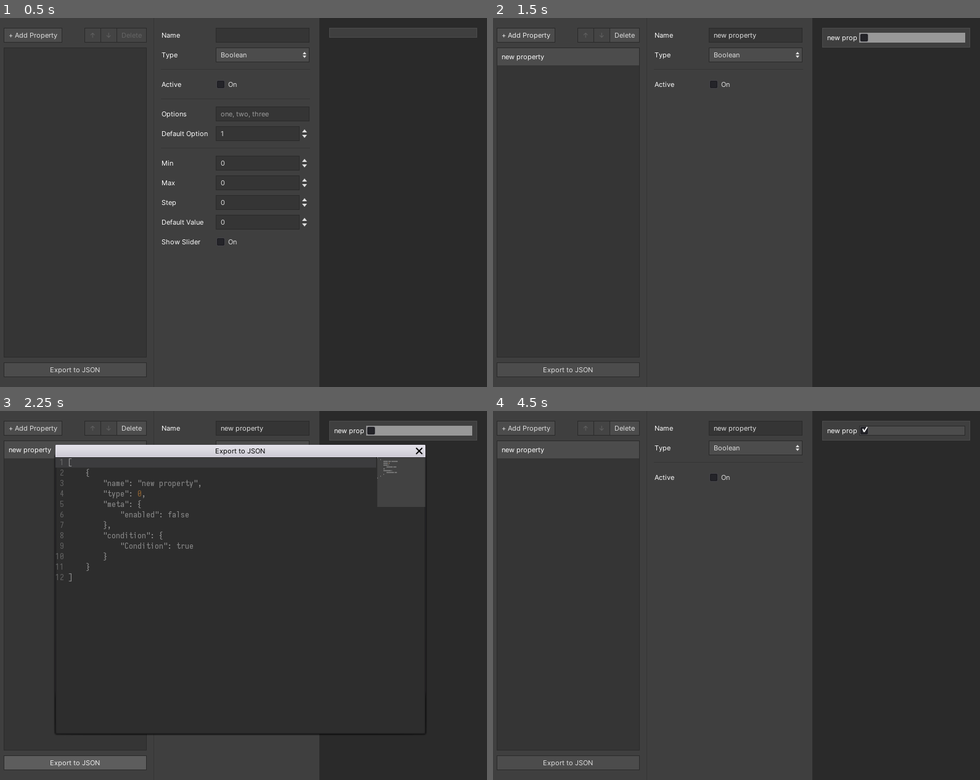
Above: before the commit, frames 1-4 (two rows, left to right).
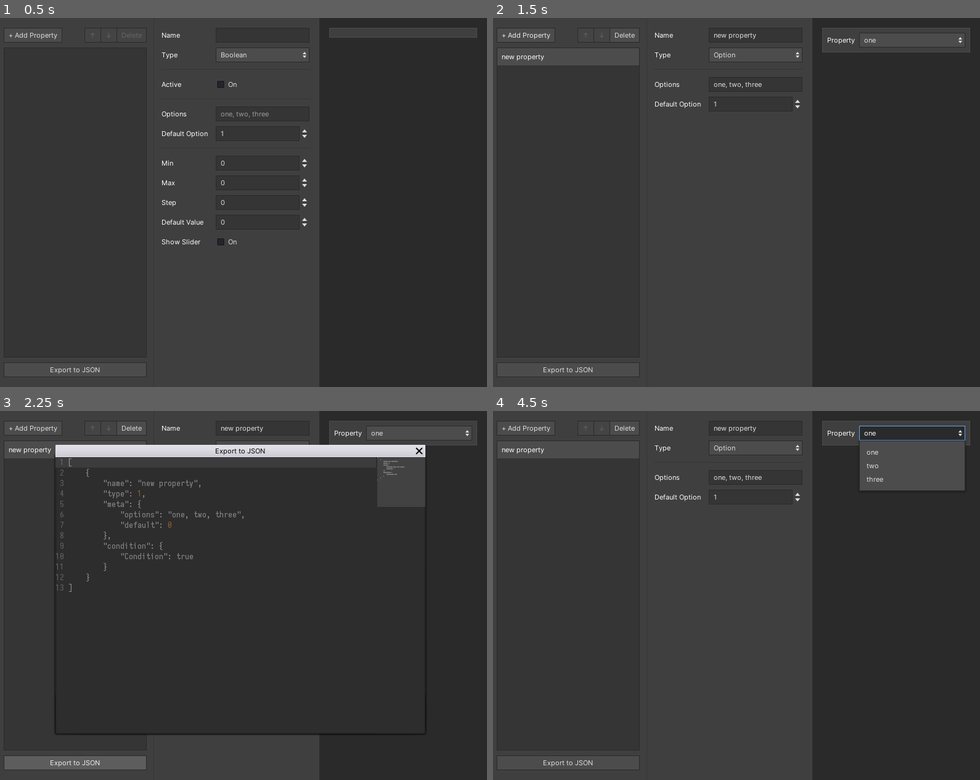
Above: after the commit, the same moments.

Repository: kkga/datatype-ui-designer
Game: Godot game, scene res://Main.tscn
Two runs of this game, one before a commit and one after it. Both use one fixed random seed, a clock stepped at 60 frames per second and the inputs below.
Inputs (mouse positions are in pixels of both pictures, inside the frame that each line leads up to):
- Up to frame 1 (0.5 s): no input
- Up to frame 2 (1.5 s): click (755, 36) at 0.52 s; type "Alex" at 0.6 s; click (755, 113) at 0.75 s; type "12" at 0.83 s; click "+ Add Property" at 1.25 s
- Up to frame 3 (2.25 s): click "Export to JSON" at 2 s
- Up to frame 4 (4.5 s): click "Boolean" (after the commit: "Option") at 2.75 s; click (755, 477) at 3.5 s, where only the run before the commit has a clickable "On"; click (911, 433) at 4.25 s, where only the run after the commit has a clickable "one"

Frame 1 is identical in both runs. In frame 2, 0.9% of the frame differs, in the area x 33-98%, y 4-25%; in frame 3, 1.1%; in frame 4, 3.7%.
Error before the commit: Invalid get index '0' (on base: 'PoolIntArray'). (res://Main.gd:172)
Error after the commit: Invalid get index '0' (on base: 'PoolIntArray'). (res://Main.gd:155)

Commit message:
add typecontrol scene

Diff:
--- a/Main.gd
+++ b/Main.gd
@@ -7,40 +7,23 @@
 
 signal property_list_updated(property_list)
 
-onready var export_popup: = $ExportPopup
+onready var export_popup := $ExportPopup
 
-onready var prop_item_list: = $HBoxContainer/Panel/MarginContainer/LeftSide/PropListContainer/PropertyItemList
-onready var add_button: = $HBoxContainer/Panel/MarginContainer/LeftSide/PropListContainer/HBoxContainer/AddBtn
-onready var delete_button: = $HBoxContainer/Panel/MarginContainer/LeftSide/PropListContainer/HBoxContainer/DeleteBtn
-onready var prop_config: = $HBoxContainer/Panel/MarginContainer/LeftSide/PropConfigContainer/PropertyConfig
+onready var prop_item_list := $HBoxContainer/Panel/MarginContainer/LeftSide/PropListContainer/PropertyItemList
+onready var add_button := $HBoxContainer/Panel/MarginContainer/LeftSide/PropListContainer/HBoxContainer/AddBtn
+onready var delete_button := $HBoxContainer/Panel/MarginContainer/LeftSide/PropListContainer/HBoxContainer/DeleteBtn
+onready var prop_config := $HBoxContainer/Panel/MarginContainer/LeftSide/PropConfigContainer/PropertyConfig
 
 enum DataTypes { BOOLEAN, OPTION, NUMBER }
 
-var property_list: = []
+var property_list := []
 
-var property_dict_base: = {
-	name = "",
-	type = 0,
-	meta = {},
-	condition = {
-		"Condition": true
-	}
-}
-var meta_dict_base: = {
-	boolean = {
-		enabled = false
-	},
-	option = {
-		options = "one, two, three",
-		default = 0
-	},
-	number = {
-		min = 0,
-		max = 10,
-		step = 1,
-		default = 0,
-		use_slider = true
-	}
+var property_dict_base := {name = "", type = 1, meta = {}, condition = {"Condition": true}}
+
+var meta_dict_base := {
+	boolean = {enabled = false},
+	option = {options = "one, two, three", default = 0},
+	number = {min = 0, max = 1000, step = 1, default = 0, use_slider = false}
 }
 
 
@@ -52,10 +35,10 @@
 
 
 func add_property() -> void:
-	var new_property: = property_dict_base.duplicate()
+	var new_property := property_dict_base.duplicate()
 	new_property.name = "new property"
-	new_property.type = DataTypes.BOOLEAN
-	new_property.meta  = meta_dict_base.boolean.duplicate()
+	new_property.type = DataTypes.OPTION
+	new_property.meta = meta_dict_base.option.duplicate()
 
 	property_list.append(new_property)
 
@@ -71,7 +54,7 @@
 	emit_signal("property_list_updated", property_list)
 
 
-func update_property(index:int, config_property: String, value) -> void:
+func update_property(index: int, config_property: String, value) -> void:
 	var selected_property = property_list[index]
 
 	match config_property:
@@ -135,8 +118,8 @@
 
 func _on_property_added(property) -> void:
 	prop_item_list.add_item(property.name)
-	prop_item_list.select(prop_item_list.get_item_count()-1)
-	handle_selection(prop_item_list.get_item_count()-1)
+	prop_item_list.select(prop_item_list.get_item_count() - 1)
+	handle_selection(prop_item_list.get_item_count() - 1)
 
 
 func _on_property_changed(property) -> void:
--- a/Main.tscn
+++ b/Main.tscn
@@ -210,10 +210,12 @@
 }
 
 [node name="OutputPanel" parent="HBoxContainer/PreviewPanel/Margin" instance=ExtResource( 5 )]
+anchor_top = 0.0
+anchor_bottom = 0.0
 margin_left = 16.0
 margin_top = 16.0
 margin_right = 256.0
-margin_bottom = 32.0
+margin_bottom = 216.0
 
 [node name="ExportPopup" parent="." instance=ExtResource( 6 )]
 [connection signal="property_list_updated" from="." to="HBoxContainer/PreviewPanel/Margin/OutputPanel" method="_on_Main_property_list_updated"]
--- a/Output/OutputPanel.gd
+++ b/Output/OutputPanel.gd
@@ -1,73 +1,42 @@
 extends PanelContainer
 
-const LABEL_WIDTH = 48
-const CONTROL_WIDTH = 172
+export (PackedScene) var ControlScene
 
 onready var vbox: = $VBoxContainer
 
 var state: = {}
 
 
-func create_controls(property_list: Array) -> void:
-	_clear()
-	for prop in property_list:
-#		if _check_condition(prop, property_list):
-		var control: = _create_property_control(prop.name, prop.type, prop.meta)
-		vbox.add_child(control)
-
-
-func _check_condition(property: Dictionary, property_list: Array) -> bool:
-	var condition_state: bool
-	var condition = property.condition
-
-	for prop in property_list:
-		if condition.has(prop.name) and condition[prop.name] == prop.value:
-			condition_state = true
-
-	return condition_state
-
-
-func _clear() -> void:
+func _ready() -> void:
 	for child in vbox.get_children():
 		child.queue_free()
 
 
-func _create_property_control(
-			property: String,
-			type: int,
-			meta: Dictionary) -> Control:
-	var container: = HBoxContainer.new()
+func update_controls(property_list: Array) -> void:
+	for i in range(0, property_list.size()):
+		if vbox.get_child_count() >= i+1:
+			vbox.get_child(i).update_control(property_list[i])
+		else:
+			var control: TypeControl = ControlScene.instance()
+			vbox.add_child(control)
+			control.update_control(property_list[i])
 
-	var label: = Label.new()
-	var control: Control
+#		if _check_condition(prop, property_list):
+#		var control: = _create_property_control(prop.name, prop.type, prop.meta)
 
-	label.text = property
-
-	match type:
-		Main.DataTypes.BOOLEAN:
-			control = CheckBox.new() as CheckBox
-			control.pressed = meta.enabled
-		Main.DataTypes.OPTION:
-			control = OptionButton.new() as OptionButton
-			var options = meta.options.split(', ')
-			for option in options:
-				control.add_item(option)
-			control.selected = meta.default
-		Main.DataTypes.NUMBER:
-			control = SpinBox.new() as SpinBox
-
-	label.rect_min_size.x = LABEL_WIDTH
-	label.clip_text = true
-	control.rect_min_size.x = CONTROL_WIDTH
-
-	container.add_child(label)
-	container.add_child(control)
-
-	return container
+#func _check_condition(property: Dictionary, property_list: Array) -> bool:
+#	var condition_state: bool
+#	var condition = property.condition
+#
+#	for prop in property_list:
+#		if condition.has(prop.name) and condition[prop.name] == prop.value:
+#			condition_state = true
+#
+#	return condition_state
 
 
 # SIGNAL CALLBACKS =============================================================
 
 
 func _on_Main_property_list_updated(property_list) -> void:
-	create_controls(property_list)
+	update_controls(property_list)
--- a/Output/OutputPanel.tscn
+++ b/Output/OutputPanel.tscn
@@ -1,6 +1,8 @@
-[gd_scene load_steps=3 format=2]
+[gd_scene load_steps=5 format=2]
 
 [ext_resource path="res://Output/OutputPanel.gd" type="Script" id=1]
+[ext_resource path="res://webflow_theme.tres" type="Theme" id=2]
+[ext_resource path="res://TypeControl/TypeControl.tscn" type="PackedScene" id=3]
 
 [sub_resource type="StyleBoxFlat" id=1]
 content_margin_left = 8.0
@@ -15,23 +17,82 @@
 border_color = Color( 0.301961, 0.301961, 0.301961, 1 )
 
 [node name="OutputPanel" type="PanelContainer"]
+anchor_top = -0.000910543
+anchor_bottom = 0.0390895
+margin_top = -0.453674
 margin_right = 240.0
-margin_bottom = 16.0
+margin_bottom = 47.5463
 rect_min_size = Vector2( 240, 0 )
 size_flags_vertical = 0
+theme = ExtResource( 2 )
 custom_styles/panel = SubResource( 1 )
 script = ExtResource( 1 )
 __meta__ = {
 "_edit_use_anchors_": false
 }
+ControlScene = ExtResource( 3 )
 
 [node name="VBoxContainer" type="VBoxContainer" parent="."]
 margin_left = 8.0
 margin_top = 8.0
 margin_right = 232.0
-margin_bottom = 8.0
+margin_bottom = 192.0
 rect_min_size = Vector2( 224, 0 )
 custom_constants/separation = 8
 __meta__ = {
 "_edit_use_anchors_": false
 }
+
+[node name="TypeControl" parent="VBoxContainer" instance=ExtResource( 3 )]
+anchor_left = 0.0
+anchor_right = 0.0
+margin_left = 0.0
+margin_top = 0.0
+margin_right = 224.0
+margin_bottom = 24.0
+type = 2
+
+[node name="TypeControl3" parent="VBoxContainer" instance=ExtResource( 3 )]
+anchor_left = 0.0
+anchor_right = 0.0
+margin_left = 0.0
+margin_top = 32.0
+margin_right = 224.0
+margin_bottom = 56.0
+type = 2
+
+[node name="TypeControl4" parent="VBoxContainer" instance=ExtResource( 3 )]
+anchor_left = 0.0
+anchor_right = 0.0
+margin_left = 0.0
+margin_top = 64.0
+margin_right = 224.0
+margin_bottom = 88.0
+type = 2
+
+[node name="TypeControl5" parent="VBoxContainer" instance=ExtResource( 3 )]
+anchor_left = 0.0
+anchor_right = 0.0
+margin_left = 0.0
+margin_top = 96.0
+margin_right = 224.0
+margin_bottom = 120.0
+type = 2
+
+[node name="TypeControl6" parent="VBoxContainer" instance=ExtResource( 3 )]
+anchor_left = 0.0
+anchor_right = 0.0
+margin_left = 0.0
+margin_top = 128.0
+margin_right = 224.0
+margin_bottom = 152.0
+type = 2
+
+[node name="TypeControl2" parent="VBoxContainer" instance=ExtResource( 3 )]
+anchor_left = 0.0
+anchor_right = 0.0
+margin_left = 0.0
+margin_top = 160.0
+margin_right = 224.0
+margin_bottom = 184.0
+type = 2
--- a/PropertyConfig/PropertyConfig.gd
+++ b/PropertyConfig/PropertyConfig.gd
@@ -2,26 +2,26 @@
 
 signal value_changed(property, value)
 
-onready var name_field: = $MarginContainer/VBoxContainer/NameContainer/NameField
-onready var type_field: = $MarginContainer/VBoxContainer/TypeContainer/TypeField
+onready var name_field := $MarginContainer/VBoxContainer/NameContainer/NameField
+onready var type_field := $MarginContainer/VBoxContainer/TypeContainer/TypeField
 
-onready var boolean_settings: = $MarginContainer/VBoxContainer/Boolean
-onready var option_settings: = $MarginContainer/VBoxContainer/Option
-onready var number_settings: = $MarginContainer/VBoxContainer/Number
+onready var boolean_settings := $MarginContainer/VBoxContainer/Boolean
+onready var option_settings := $MarginContainer/VBoxContainer/Option
+onready var number_settings := $MarginContainer/VBoxContainer/Number
 
 # bool controls
-onready var bool_enabled_btn: = $MarginContainer/VBoxContainer/Boolean/HBoxContainer/BoolEnabled
+onready var bool_enabled_btn := $MarginContainer/VBoxContainer/Boolean/HBoxContainer/BoolEnabled
 
 # option controls
-onready var option_options_field: = $MarginContainer/VBoxContainer/Option/HBoxContainer/OptionOptions
-onready var option_default: = $MarginContainer/VBoxContainer/Option/HBoxContainer2/OptionDefault
+onready var option_options_field := $MarginContainer/VBoxContainer/Option/HBoxContainer/OptionOptions
+onready var option_default := $MarginContainer/VBoxContainer/Option/HBoxContainer2/OptionDefault
 
 # number controls
-onready var number_min_field: = $MarginContainer/VBoxContainer/Number/HBoxContainer/NumberMin
-onready var number_max_field: = $MarginContainer/VBoxContainer/Number/HBoxContainer2/NumberMax
-onready var number_step_field: = $MarginContainer/VBoxContainer/Number/HBoxContainer4/NumberStep
-onready var number_default_field: = $MarginContainer/VBoxContainer/Number/HBoxContainer5/NumberDefault
-onready var number_slider_btn: = $MarginContainer/VBoxContainer/Number/HBoxContainer3/NumberShowSlider
+onready var number_min_field := $MarginContainer/VBoxContainer/Number/HBoxContainer/NumberMin
+onready var number_max_field := $MarginContainer/VBoxContainer/Number/HBoxContainer2/NumberMax
+onready var number_step_field := $MarginContainer/VBoxContainer/Number/HBoxContainer4/NumberStep
+onready var number_default_field := $MarginContainer/VBoxContainer/Number/HBoxContainer5/NumberDefault
+onready var number_slider_btn := $MarginContainer/VBoxContainer/Number/HBoxContainer3/NumberShowSlider
 
 
 func update_fields(property: Dictionary) -> void:
@@ -51,11 +51,12 @@
 
 # SIGNAL CALLBACKS =============================================================
 
+# base props
 
-# base props
 
 func _on_NameField_text_changed(new_text: String) -> void:
 	emit_signal("value_changed", "name", new_text)
+
 
 func _on_TypeField_item_selected(id: int) -> void:
 	emit_signal("value_changed", "type", id)
@@ -63,14 +64,17 @@
 
 # Boolean props
 
+
 func _on_BoolEnabled_toggled(button_pressed: bool) -> void:
 	emit_signal("value_changed", "bool_enabled", button_pressed)
 
 
 # Option props
 
+
 func _on_OptionOptions_text_changed(new_text: String) -> void:
 	emit_signal("value_changed", "option_options", new_text)
+
 
 func _on_OptionDefault_value_changed(value: float) -> void:
 	emit_signal("value_changed", "option_default", value)
@@ -78,17 +82,22 @@
 
 # Number props
 
+
 func _on_NumberMin_value_changed(value: float) -> void:
 	emit_signal("value_changed", "number_min", value)
+
 
 func _on_NumberMax_value_changed(value: float) -> void:
 	emit_signal("value_changed", "number_max", value)
 
+
 func _on_NumberStep_value_changed(value: float) -> void:
 	emit_signal("value_changed", "number_step", value)
+
 
 func _on_NumberDefault_value_changed(value: float) -> void:
 	emit_signal("value_changed", "number_default", value)
 
+
 func _on_NumberShowSlider_toggled(button_pressed: bool) -> void:
 	emit_signal("value_changed", "number_show_slider", button_pressed)
--- /dev/null
+++ b/TypeControl/TypeControl.gd
@@ -0,0 +1,72 @@
+extends HBoxContainer
+class_name TypeControl
+
+const LABEL_WIDTH = 48
+const CONTROL_SIZE = Vector2(172, 24)
+
+export (Main.DataTypes) var type: int = 1 setget set_type
+
+onready var label := $Label
+onready var control := $Control
+
+var meta: Dictionary = {}
+
+
+func _ready() -> void:
+	_change_control(type)
+
+
+func update_control(property: Dictionary) -> void:
+	if not type == property.type:
+		self.type = property.type
+
+	if not meta.hash() == property.meta.hash():
+		meta = property.meta.duplicate()
+	else:
+		return
+
+	match type:
+		Main.DataTypes.BOOLEAN:
+			var checkbox = control as CheckBox
+			checkbox.pressed = meta.enabled
+		Main.DataTypes.OPTION:
+			var option_btn = control as OptionButton
+			var options = meta.options.split(', ')
+			option_btn.clear()
+			for option in options:
+				option_btn.add_item(option)
+			option_btn.selected = meta.default
+		Main.DataTypes.NUMBER:
+			var spinbox = control as SpinBox
+			spinbox.value = meta.default
+			spinbox.min_value = meta.min
+			spinbox.max_value = meta.max
+			spinbox.step = meta.step
+#			TODO: add slider functionality
+
+
+func _change_control(control_type: int) -> void:
+	for child in get_children():
+		if not child.name == "Label":
+			child.queue_free()
+	var new_control: Control
+
+	match control_type:
+		Main.DataTypes.BOOLEAN:
+			new_control = CheckBox.new()
+		Main.DataTypes.OPTION:
+			new_control = OptionButton.new()
+		Main.DataTypes.NUMBER:
+			new_control = SpinBox.new()
+	new_control.name = "Control"
+	add_child(new_control)
+	control = new_control
+	control.size_flags_horizontal = SIZE_EXPAND_FILL
+
+
+# SETGET =======================================================================
+
+
+func set_type(value: int) -> void:
+	type = value
+	_change_control(type)
--- /dev/null
+++ b/TypeControl/TypeControl.tscn
@@ -0,0 +1,27 @@
+[gd_scene load_steps=2 format=2]
+
+[ext_resource path="res://TypeControl/TypeControl.gd" type="Script" id=1]
+
+[node name="TypeControl" type="HBoxContainer"]
+anchor_left = -0.000330257
+anchor_right = -0.000330257
+anchor_bottom = 3.17891e-09
+margin_left = 0.264206
+margin_top = -0.264198
+margin_right = 224.264
+margin_bottom = 23.7358
+custom_constants/separation = 4
+script = ExtResource( 1 )
+__meta__ = {
+"_edit_use_anchors_": false
+}
+type = 0
+
+[node name="Label" type="Label" parent="."]
+margin_right = 48.0
+margin_bottom = 24.0
+rect_min_size = Vector2( 48, 24 )
+text = "Property"
+valign = 1
+autowrap = true
+clip_text = true
--- a/project.godot
+++ b/project.godot
@@ -18,10 +18,16 @@
 "class": "Main",
 "language": "GDScript",
 "path": "res://Main.gd"
+}, {
+"base": "HBoxContainer",
+"class": "TypeControl",
+"language": "GDScript",
+"path": "res://TypeControl/TypeControl.gd"
 } ]
 _global_script_class_icons={
 "JSONBeautifier": "",
-"Main": ""
+"Main": "",
+"TypeControl": ""
 }
 
 [application]
--- a/resources/label_medium.tres
+++ b/resources/label_medium.tres
@@ -2,7 +2,6 @@
 
 [ext_resource path="res://assets/fonts/Inter-Bold.otf" type="DynamicFontData" id=1]
 
-
 [resource]
 size = 11
 font_data = ExtResource( 1 )
--- a/resources/text_mono.tres
+++ b/resources/text_mono.tres
@@ -2,7 +2,6 @@
 
 [ext_resource path="res://assets/fonts/iosevka-custom-regular.ttf" type="DynamicFontData" id=1]
 
-
 [resource]
 size = 13
 font_data = ExtResource( 1 )
--- a/styles/stylebox_field_focus.tres
+++ b/styles/stylebox_field_focus.tres
@@ -3,7 +3,7 @@
 [resource]
 content_margin_left = 8.0
 content_margin_right = 8.0
-bg_color = Color( 0.211765, 0.211765, 0.211765, 1 )
+bg_color = Color( 0.168627, 0.168627, 0.168627, 1 )
 border_width_left = 1
 border_width_top = 1
 border_width_right = 1
--- a/webflow_theme.tres
+++ b/webflow_theme.tres
@@ -11,24 +11,26 @@
 [ext_resource path="res://styles/stylebox_menu_panel.tres" type="StyleBox" id=9]
 [ext_resource path="res://styles/stylebox_menu_hover.tres" type="StyleBox" id=10]
 
-[sub_resource type="StyleBoxFlat" id=6]
+[sub_resource type="StyleBoxFlat" id=1]
 
-[sub_resource type="StyleBoxLine" id=5]
+[sub_resource type="StyleBoxLine" id=2]
 color = Color( 0.211765, 0.211765, 0.211765, 1 )
 
-[sub_resource type="StyleBoxFlat" id=16]
+[sub_resource type="StyleBoxFlat" id=3]
 
-[sub_resource type="StyleBoxFlat" id=14]
+[sub_resource type="StyleBoxFlat" id=4]
 content_margin_left = 8.0
 content_margin_right = 8.0
 bg_color = Color( 0.301961, 0.301961, 0.301961, 1 )
 
-[sub_resource type="StyleBoxFlat" id=15]
+[sub_resource type="StyleBoxFlat" id=5]
 content_margin_left = 8.0
 content_margin_right = 8.0
 bg_color = Color( 0.301961, 0.301961, 0.301961, 1 )
 
-[sub_resource type="StyleBoxFlat" id=7]
+[sub_resource type="StyleBoxFlat" id=6]
+
+[sub_resource type="StreamTexture" id=7]
 
 [sub_resource type="StreamTexture" id=8]
 
@@ -38,9 +40,7 @@
 
 [sub_resource type="StreamTexture" id=11]
 
-[sub_resource type="StreamTexture" id=12]
-
-[sub_resource type="StyleBoxLine" id=13]
+[sub_resource type="StyleBoxLine" id=12]
 color = Color( 0.168627, 0.168627, 0.168627, 1 )
 vertical = true
 
@@ -127,19 +127,19 @@
 OptionButton/styles/focus = null
 OptionButton/styles/hover = null
 OptionButton/styles/normal = null
-OptionButton/styles/pressed = null
+OptionButton/styles/pressed = ExtResource( 8 )
 PopupMenu/colors/font_color = Color( 0.88, 0.88, 0.88, 1 )
 PopupMenu/colors/font_color_accel = Color( 0.7, 0.7, 0.7, 0.8 )
 PopupMenu/colors/font_color_disabled = Color( 0.4, 0.4, 0.4, 0.8 )
 PopupMenu/colors/font_color_hover = Color( 0.88, 0.88, 0.88, 1 )
 PopupMenu/constants/hseparation = 4
-PopupMenu/constants/vseparation = 4
+PopupMenu/constants/vseparation = 8
 PopupMenu/fonts/font = null
-PopupMenu/icons/checked = SubResource( 8 )
-PopupMenu/icons/radio_checked = SubResource( 9 )
-PopupMenu/icons/radio_unchecked = SubResource( 10 )
-PopupMenu/icons/submenu = SubResource( 11 )
-PopupMenu/icons/unchecked = SubResource( 12 )
+PopupMenu/icons/checked = SubResource( 7 )
+PopupMenu/icons/radio_checked = SubResource( 8 )
+PopupMenu/icons/radio_unchecked = SubResource( 9 )
+PopupMenu/icons/submenu = SubResource( 10 )
+PopupMenu/icons/unchecked = SubResource( 11 )
 PopupMenu/styles/hover = ExtResource( 10 )
 PopupMenu/styles/labeled_separator_left = null
 PopupMenu/styles/labeled_separator_right = null
Not shown: 4 places in Main.tscn that only renumber resources
Not shown: 4 places in webflow_theme.tres that only renumber resources
